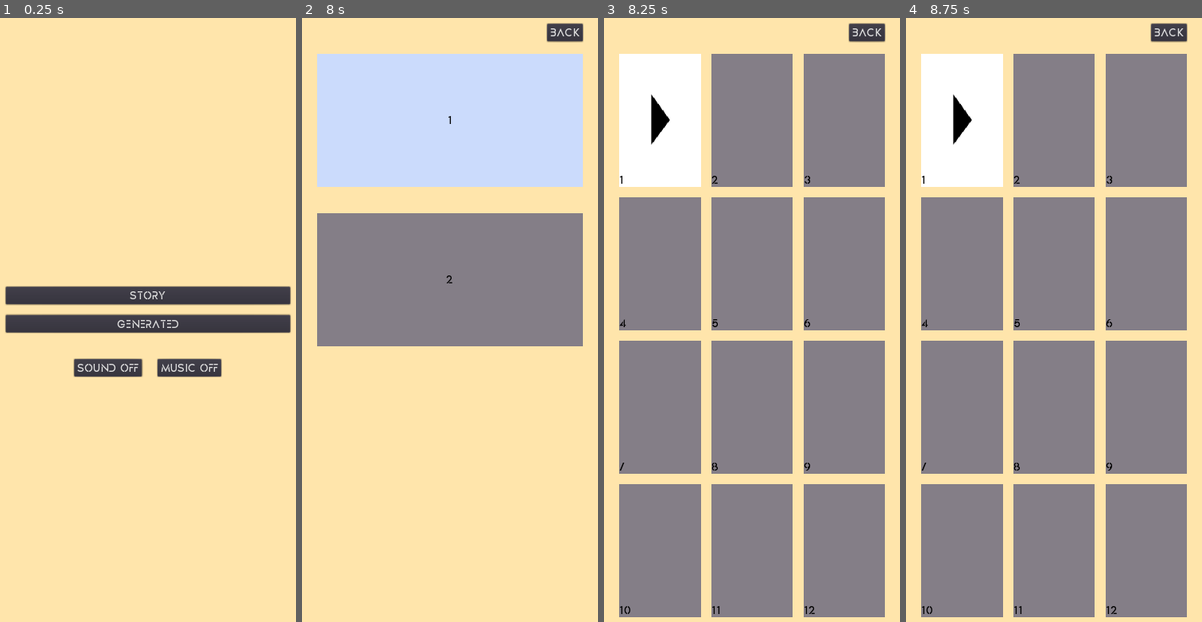
Above: before the commit, frames 1-4 (left to right).
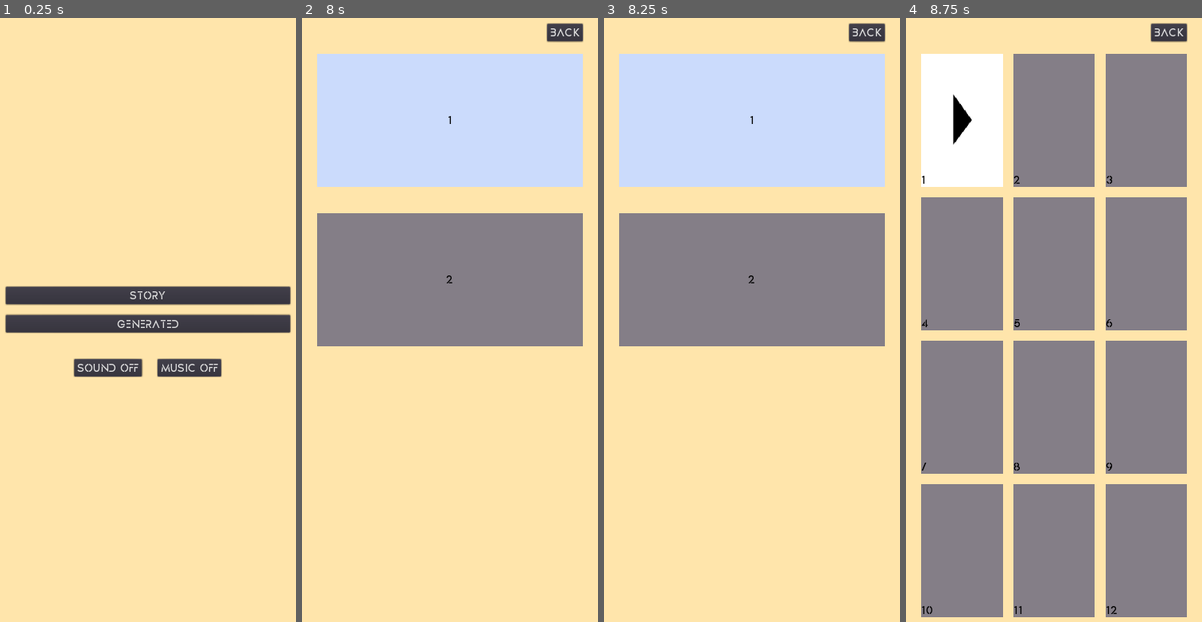
Above: after the commit, the same moments.

Repository: sisipun/SleepyCity
Game: Godot game, scene res://Game/Menu/MainMenu/MainMenu.tscn
The game is run twice, just before and just after one commit, with the same random seed, the same clock (stepped at 60 frames per second) and the same inputs.
Inputs (mouse positions are in pixels of both pictures, inside the frame that each line leads up to):
- Up to frame 1 (0.25 s): no input
- Up to frame 2 (8 s): click "Story" at 0.5 s; click "Back" at 1.25 s; click "Story" at 2 s; tap Enter at 2.75, 4.25, 5.75 s; move the mouse to (521, 301) at 2.77 s; click (521, 301) at 2.92 s; tap Space at 3.5, 5, 6.5 s; move the mouse to (384, 362) at 3.52 s; click (384, 362) at 3.67 s; move the mouse to (482, 193) at 4.27 s; click (482, 193) at 4.42 s; move the mouse to (435, 458) at 5.02 s; click (435, 458) at 5.17 s; move the mouse to (544, 428) at 5.77 s; click (544, 428) at 5.92 s; move the mouse to (355, 235) at 6.52 s; click (355, 235) at 6.67 s; move the mouse to (464, 332) at 7.27 s; click (464, 332) at 7.42 s
- Up to frame 3 (8.25 s): move the mouse to (704, 175) at 8.02 s; click (704, 175) at 8.17 s
- Up to frame 4 (8.75 s): no input

Frames 1-2 are identical in both runs. In frame 3, 61% of the frame differs, in the area x 5-95%, y 5-100%; in frame 4, nothing differs.

Commit message:
Scrollbar with touch

Diff:
--- a/Game/Menu/ChooseLevel/ChooseLevel.tscn
+++ b/Game/Menu/ChooseLevel/ChooseLevel.tscn
@@ -56,6 +56,7 @@
 margin_right = 600.0
 margin_bottom = 1200.0
 size_flags_vertical = 3
+follow_focus = true
 scroll_horizontal_enabled = false
 __meta__ = {
 "_edit_use_anchors_": false
@@ -64,6 +65,7 @@
 [node name="LevelsMargin" type="MarginContainer" parent="LevelsList/LevelsScroll"]
 margin_right = 600.0
 margin_bottom = 1123.0
+mouse_filter = 1
 size_flags_horizontal = 3
 size_flags_vertical = 3
 custom_constants/margin_right = 50
--- a/Game/Menu/ChooseLevel/LevelPreview.gd
+++ b/Game/Menu/ChooseLevel/LevelPreview.gd
@@ -11,6 +11,7 @@
 var _disabled_texture: = load("res://Assets/Menu/disabled.png")
 var _level_index: int
 var _disabled: bool
+var _last_touch_pos: Vector2 = Vector2(-1, -1)
 
 
 func init(index: int) -> LevelPreview:
@@ -34,5 +35,5 @@
 
 func _on_gui_input(event: InputEvent) -> void:
 	if event is InputEventScreenTouch and not _disabled:
-		if event.is_pressed():
+		if not event.is_pressed() and get_global_rect().has_point(get_global_mouse_position()):
 			emit_signal("clicked", _level_index)
--- a/Game/Menu/ChooseLevel/LevelPreview.tscn
+++ b/Game/Menu/ChooseLevel/LevelPreview.tscn
@@ -10,6 +10,7 @@
 margin_right = -500.0
 margin_bottom = -1000.0
 rect_min_size = Vector2( 125, 250 )
+mouse_filter = 1
 size_flags_horizontal = 3
 custom_constants/margin_right = 0
 custom_constants/margin_top = 0
--- a/Game/Menu/ChoosePack/PackPreview.gd
+++ b/Game/Menu/ChoosePack/PackPreview.gd
@@ -30,5 +30,6 @@
 
 func _on_gui_input(event: InputEvent) -> void:
 	if event is InputEventScreenTouch and not _disabled:
-		if event.is_pressed():
+		get_global_rect()
+		if not event.is_pressed() and get_global_rect().has_point(get_global_mouse_position()):
 			emit_signal("clicked", _pack_index)
